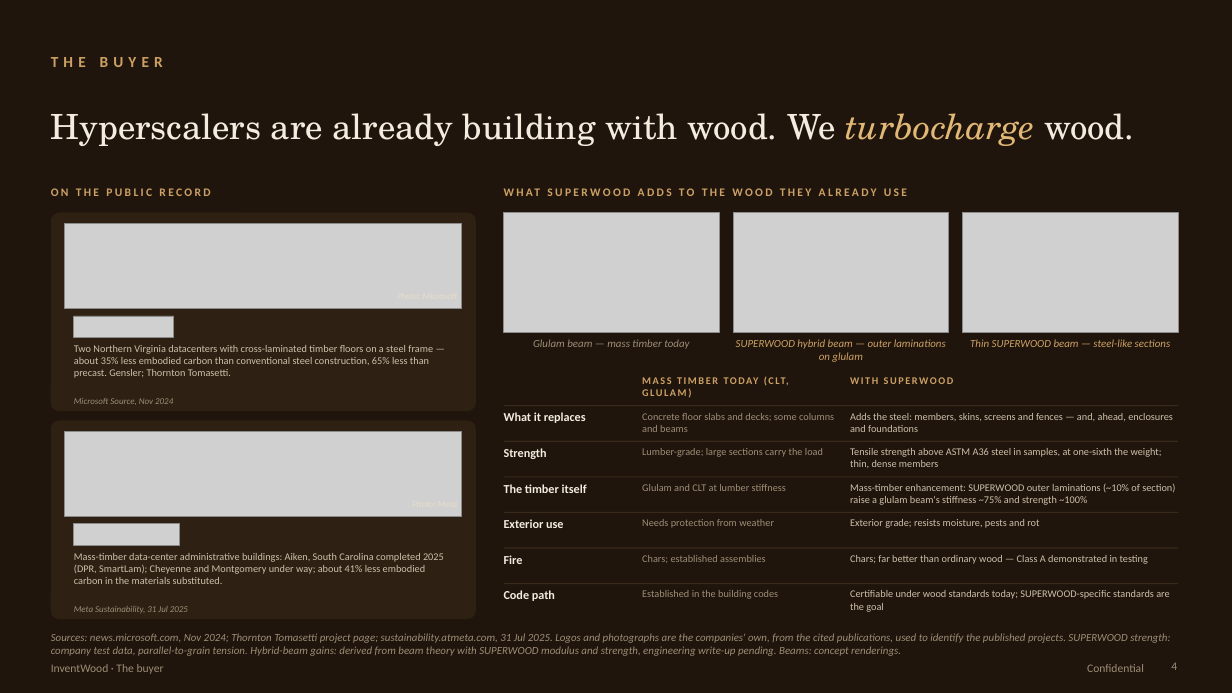
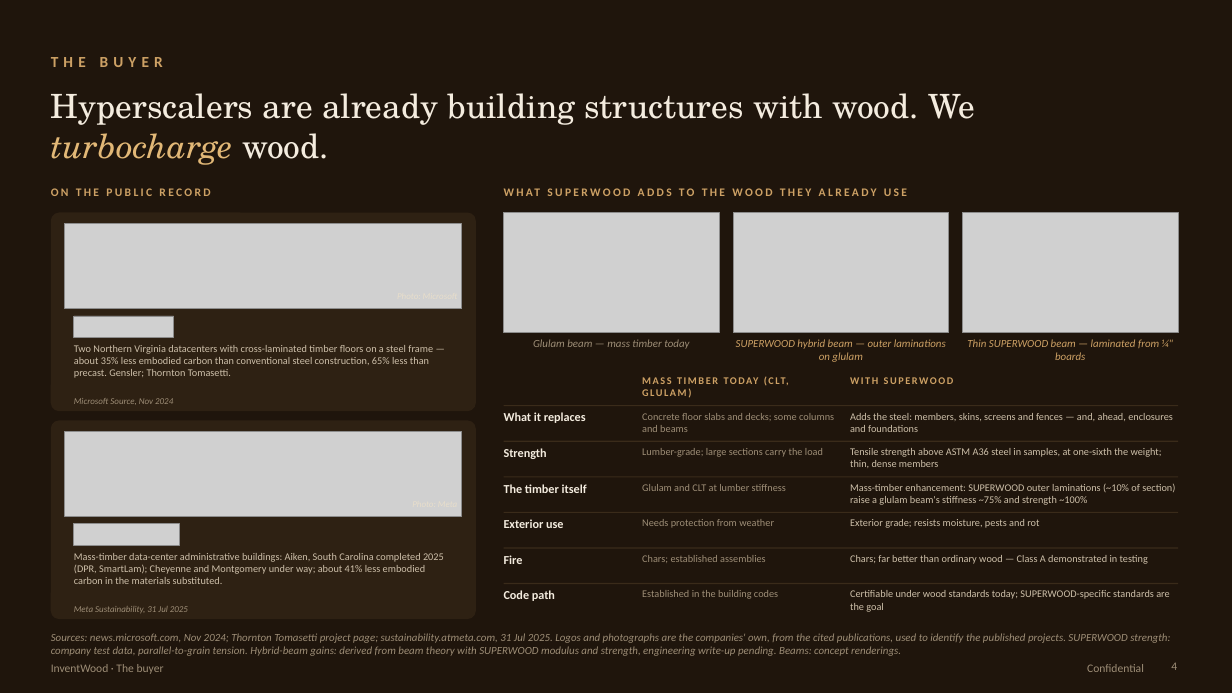
Before and after one commit to alau-hi/decks, a slide deck: slide 4 of superwood-datacenter-investor/SUPERWOOD-for-Data-Centers-Companion.pptx. Drawn at 1232x693 pixels with LibreOffice and Linux fonts; fonts in the diff are those of the drawing; grey boxes stand for pictures. Boxes give left, top, right and bottom in pixels: in the first picture for what was removed or moved away, otherwise in the second. Text is boxed around its words. In the diff, an @@ line names an element or a change of style, - is before the commit and + after.

```diff
--- a/superwood-datacenter-investor/SUPERWOOD-for-Data-Centers-Companion.pptx
+++ b/superwood-datacenter-investor/SUPERWOOD-for-Data-Centers-Companion.pptx
@@ text at [51,93,975,165]: text changed; size 27 to 26 pt @@
-Hyperscalers are already building with wood. We turbocharge wood.
+Hyperscalers are already building structures with wood. We turbocharge wood.
@@ text at [967,339,1173,360]: text changed @@
-Thin SUPERWOOD beam — steel-like sections
+Thin SUPERWOOD beam — laminated from ¼" boards
```
Also in this commit, not shown: 14 other files.
